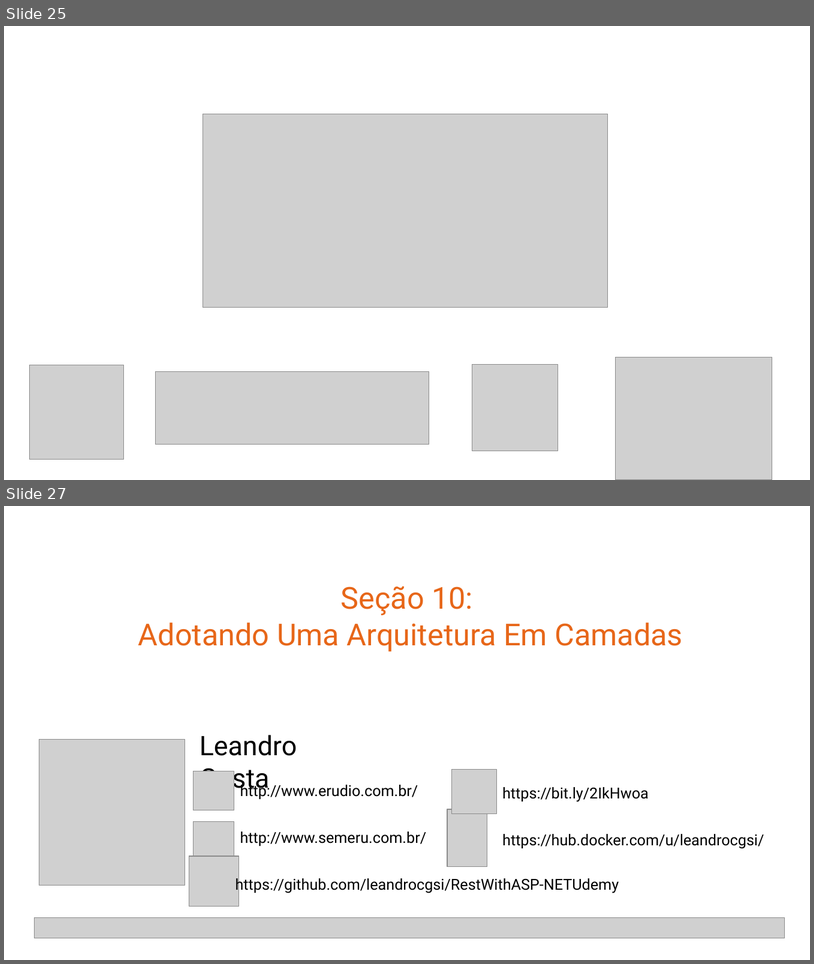
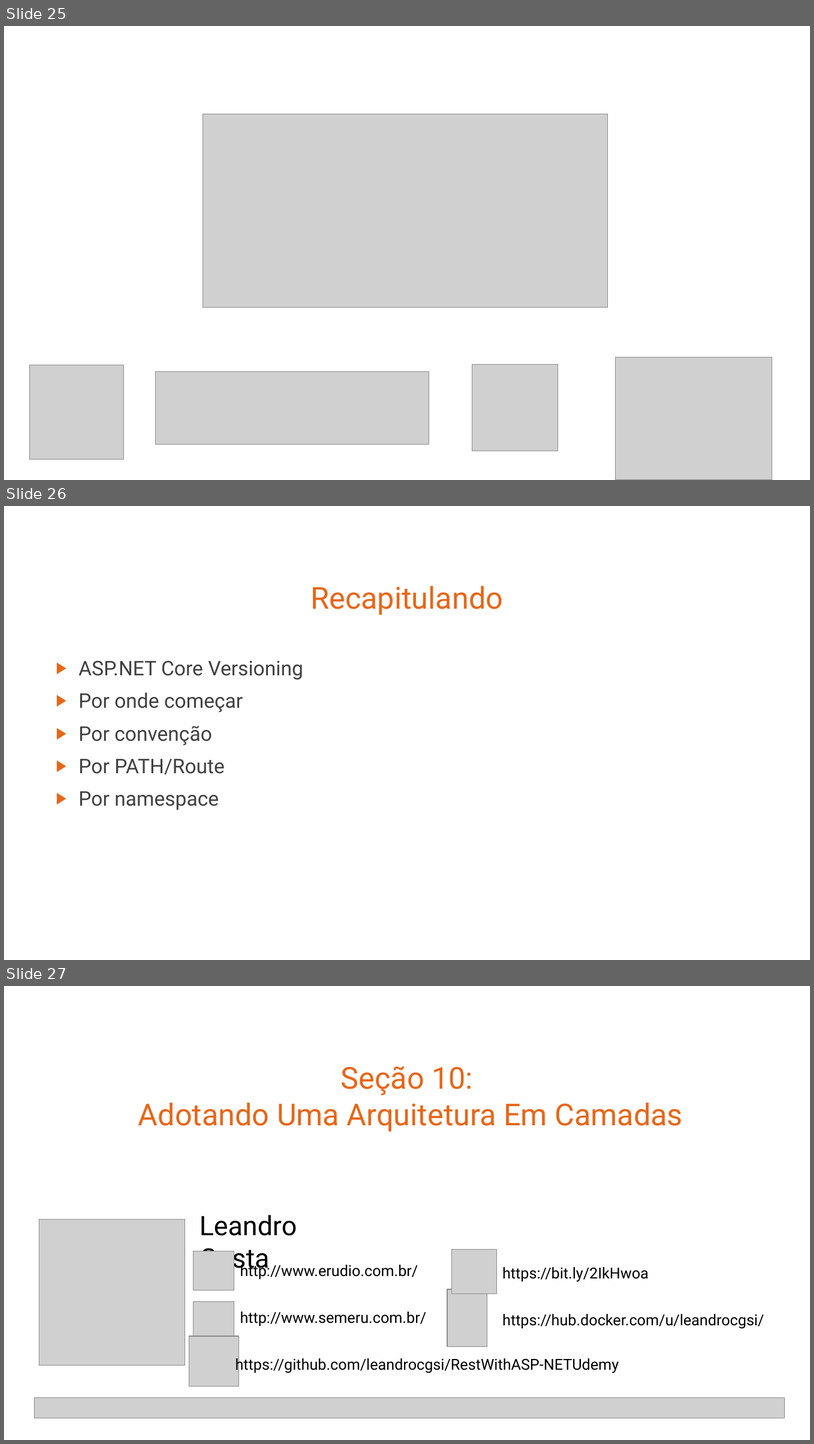
Before and after one commit to leandrocgsi/RestWithASP-NETUdemy, a slide deck: Documents/Building Modern RESTFul API's With ASP.NET Core - Architectural Overview.pptx. Shown one above the other, each under a label of ours: slides 25 and 27 before the commit, slides 25, 26 and 27 after it; the slides between them are not shown. The pictures are 814x964 and 814x1444 pixels, drawn with LibreOffice and Linux fonts; fonts in the diff are those of the drawing; grey boxes stand for pictures. Boxes give left, top, right and bottom in pixels: in the first picture for what was removed or moved away, otherwise in the second. Text is boxed around its words. In the diff, an @@ line names an element or a change of style, - is before the commit and + after.

```diff
--- a/Documents/Building Modern RESTFul API's With ASP.NET Core - Architectural Overview.pptx
+++ b/Documents/Building Modern RESTFul API's With ASP.NET Core - Architectural Overview.pptx
@@ slide 26 added at box(4, 506, 810, 960), background #FFFFFF @@
@@ title added at box(311, 586, 503, 615), 36 pt, text #E76618 @@
+Recapitulando
@@ text added at box(78, 661, 303, 810), 24 pt, text #404040 @@
+▶ ASP.NET Core Versioning
+▶ Por onde começar
+▶ Por convenção
+▶ Por PATH/Route
+▶ Por namespace
```
Also in this commit, not shown: 3 slides changed, 11 other slides added, 3 slides removed.
